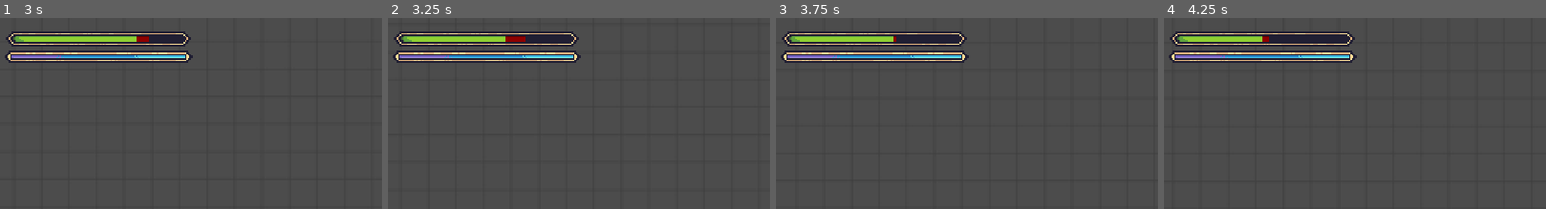
Above: before the commit, frames 1-4 (left to right).
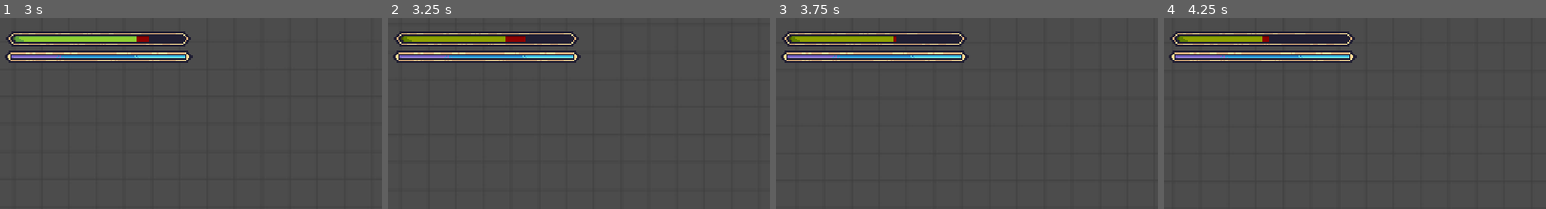
Above: after the commit, the same moments.

Repository: IAmwYvern/build-a-base
Game: Godot game, scene res://world/World.tscn
Two runs of this game, one before a commit and one after it. Both use one fixed random seed, a clock stepped at 60 frames per second and the inputs below. The project has no main scene, so this scene is started directly.
Inputs:
- Up to frame 1 (3 s): tap Enter at 0.5 s; hold Right (move_right) 0.53-1.28 s; hold Shift (sprint) 0.53-1.28 s; tap Space (ui_select) at 0.77, 1.52, 2.75 s; tap Ctrl (crouch, bound only after the commit) at 0.8, 1.35, 2.3, 2.85 s; hold S (move_down) 1.28-2.03 s; tap Shift (sprint) at 1.55 s; hold Right (move_right) 2.03-2.78 s; hold Shift (sprint) 2.03-2.78 s; hold Up (move_up) from 2.78 s (still down)
- Up to frame 2 (3.25 s): keep holding Up (move_up); tap Space (ui_select) at 3.02 s; tap Shift (sprint) at 3.05 s
- Up to frame 3 (3.75 s): release Up (move_up) at 3.53 s; hold Left (move_left) from 3.53 s (still down); hold Shift (sprint) from 3.53 s (still down)
- Up to frame 4 (4.25 s): keep holding Left (move_left); keep holding Shift (sprint); tap Space (ui_select) at 3.77 s; tap Ctrl (crouch, bound only after the commit) at 3.8 s
The pictures show only the part of the screen within x 0-50%, y 0-50%; the shares and areas given below are measured in that part.

Frame 1 is identical in both runs. In frame 2, 0.8% of the frame differs, in the area x 3-31%, y 9-13%; in frame 3, 0.8%; in frame 4, 0.7%.

Commit message:
pollished the lifebar animation and colors
added a caution color and a danger color to the life bar

Diff:
--- a/Characters/Player/Player.gd
+++ b/Characters/Player/Player.gd
@@ -11,6 +11,7 @@
 var speed_mod:int = 3
 var move_speed:float = TILE_SIZE * BASE_SPEED + speed_mod
 var sprint_mod:float = BASE_SPEED + move_speed
+var crouch_mod:float = move_speed/2
 
 #LEVELING SYSTEM
 var level:int = 1
@@ -37,11 +38,12 @@
 		-int(Input.is_action_pressed("move_up")) + int(Input.is_action_pressed("move_down"))
 	)
 	var is_sprinting = int(Input.is_action_pressed("sprint"))
+	var is_crouching = int(Input.is_action_pressed("crouch")) if not is_sprinting else 0
 
 	#accelerate on the x axis
 	velocity.x = lerp(
 		velocity.x,
-		(move_speed + (is_sprinting * sprint_mod)) * move_direction.x,
+		(move_speed + (is_sprinting * sprint_mod) - (is_crouching * crouch_mod)) * move_direction.x,
 		BASE_ACCEL
 	)
 
--- a/Characters/Player/Player.tscn
+++ b/Characters/Player/Player.tscn
@@ -4,7 +4,7 @@
 [ext_resource path="res://Characters/Player/Player.gd" type="Script" id=2]
 [ext_resource path="res://GUI/PlayerGUI.tscn" type="PackedScene" id=3]
 
-[node name="Player" index="0" instance=ExtResource( 1 )]
+[node name="Player" instance=ExtResource( 1 )]
 script = ExtResource( 2 )
 max_hp = 10
 mana = 10
--- a/GUI/PlayerGUI.gd
+++ b/GUI/PlayerGUI.gd
@@ -1,6 +1,15 @@
 extends Control
 
 onready var lifebar_hit = $Lifebar/LifebarHit
+
+var safe_zone:int
+var caution_zone:int
+var danger_zone:int
+
+export(Color) var safe_zone_color
+export(Color) var caution_zone_color
+export(Color) var danger_zone_color
+export(Color) var danger_zone_hit_color
 
 func init(max_hp):
 	$Lifebar/Lifebar.max_value = max_hp
@@ -8,7 +17,19 @@
 	$Lifebar/LifebarHit.max_value = max_hp
 	$Lifebar/LifebarHit.value = max_hp
 
+	safe_zone = max_hp - round((max_hp / 3))
+	caution_zone = max_hp - round(2*(max_hp/3))
+	danger_zone = 0
+
 func _on_Player_took_damage(damage, current_health):
 	$Lifebar/Lifebar.value -= damage
 	$Lifebar/HitAnimation.interpolate_property(lifebar_hit,"value",lifebar_hit.value,current_health, 1 ,Tween.TRANS_SINE,Tween.EASE_OUT,0.0)
 	$Lifebar/HitAnimation.start()
+
+	if current_health >= safe_zone:
+		$Lifebar/Lifebar.tint_progress = safe_zone_color
+	elif current_health <= safe_zone and current_health >= caution_zone:
+		$Lifebar/Lifebar.tint_progress = caution_zone_color
+	else:
+		$Lifebar/Lifebar.tint_progress = danger_zone_color
+		$Lifebar/LifebarHit.tint_progress = danger_zone_hit_color
--- a/GUI/PlayerGUI.tscn
+++ b/GUI/PlayerGUI.tscn
@@ -12,6 +12,10 @@
 anchor_right = 1.0
 anchor_bottom = 1.0
 script = ExtResource( 1 )
+safe_zone_color = Color( 1, 1, 1, 1 )
+caution_zone_color = Color( 1, 0.772549, 0, 1 )
+danger_zone_color = Color( 1, 0.184314, 0.184314, 1 )
+danger_zone_hit_color = Color( 0.592157, 0, 1, 1 )
 
 [node name="Manabar" type="TextureProgress" parent="."]
 margin_left = 7.01659
--- a/project.godot
+++ b/project.godot
@@ -63,6 +63,11 @@
 , Object(InputEventKey,"resource_local_to_scene":false,"resource_name":"","device":0,"alt":false,"shift":false,"control":false,"meta":false,"command":false,"pressed":false,"scancode":16777234,"unicode":0,"echo":false,"script":null)
  ]
 }
+crouch={
+"deadzone": 0.5,
+"events": [ Object(InputEventKey,"resource_local_to_scene":false,"resource_name":"","device":0,"alt":false,"shift":false,"control":false,"meta":false,"command":false,"pressed":false,"scancode":16777238,"unicode":0,"echo":false,"script":null)
+ ]
+}
 
 [rendering]
 
Not shown, changed: README.md
